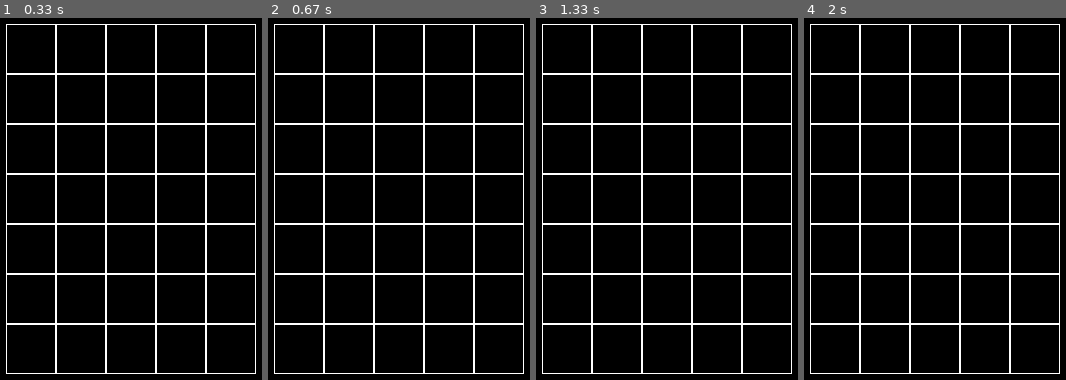
Above: before the commit, frames 1-4 (left to right).
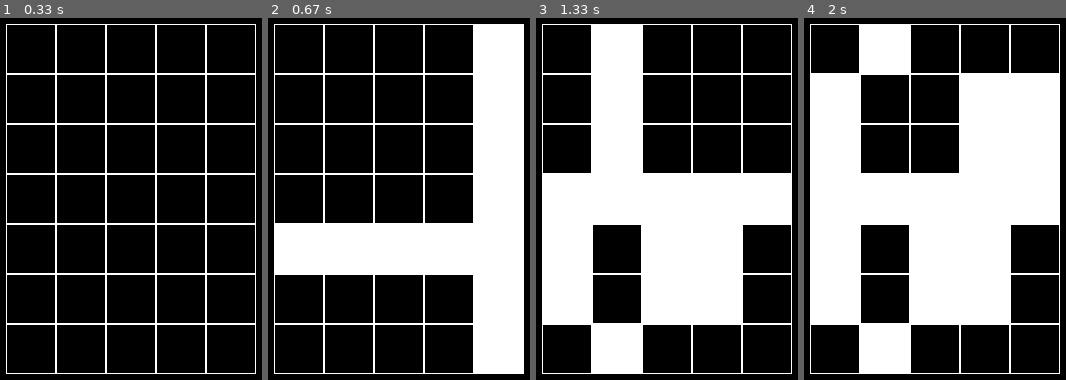
Above: after the commit, the same moments.

Repository: lemtok/tasks
Game: pygame game, started from main1.py
The game is run twice, just before and just after one commit, with the same random seed, the same clock (stepped at 60 frames per second) and the same inputs.
Inputs (mouse positions are in pixels of both pictures, inside the frame that each line leads up to):
- Up to frame 1 (0.33 s): no input
- Up to frame 2 (0.67 s): click (514, 264) at 0.38 s
- Up to frame 3 (1.33 s): click (784, 296) at 0.72 s; click (627, 188) at 1.05 s
- Up to frame 4 (2 s): click (919, 79) at 1.38 s; click (932, 166) at 1.72 s

Frame 1 is identical in both runs. In frame 2, 27% of the frame differs, in the area x 2-98%, y 1-99%; in frame 3, 36%; in frame 4, 46%.

Commit message:
PG3, task 3

Diff:
--- a/main1.py
+++ b/main1.py
@@ -24,10 +24,29 @@
         left = self.left
         for h in self.board:
             for i in range(len(h)):
-                pygame.draw.rect(screen, pygame.Color('white'), (left, top, self.cell_size, self.cell_size), 1)
+                if h[i] == 0:
+                    pygame.draw.rect(screen, pygame.Color('white'), (left, top, self.cell_size, self.cell_size), 1)
+                else:
+                    pygame.draw.rect(screen, pygame.Color('white'), (left, top, self.cell_size, self.cell_size))
                 left += self.cell_size
             top += self.cell_size
             left = self.left
+
+    def change(self, x_pos, y_pos):
+        for row in range(len(self.board)):
+            if row != y_pos:
+                if self.board[row][x_pos] == 0:
+                    self.board[row][x_pos] = 1
+                else:
+                    self.board[row][x_pos] = 0
+            else:
+                print(1)
+                for i in range(len(self.board[row])):
+                    if self.board[row][i] == 0:
+                        self.board[row][i] = 1
+                    else:
+                        self.board[row][i] = 0
+
 
 
 if __name__ == '__main__':
@@ -43,6 +62,7 @@
                 y_pos = (y - board.top) // board.cell_size
                 if 0 <= x_pos <= board.width - 1 and 0 <= y_pos <= board.height - 1:
                     print((x_pos, y_pos))
+                    board.change(x_pos, y_pos)
                 else:
                     print(None)
         screen.fill((0, 0, 0))
